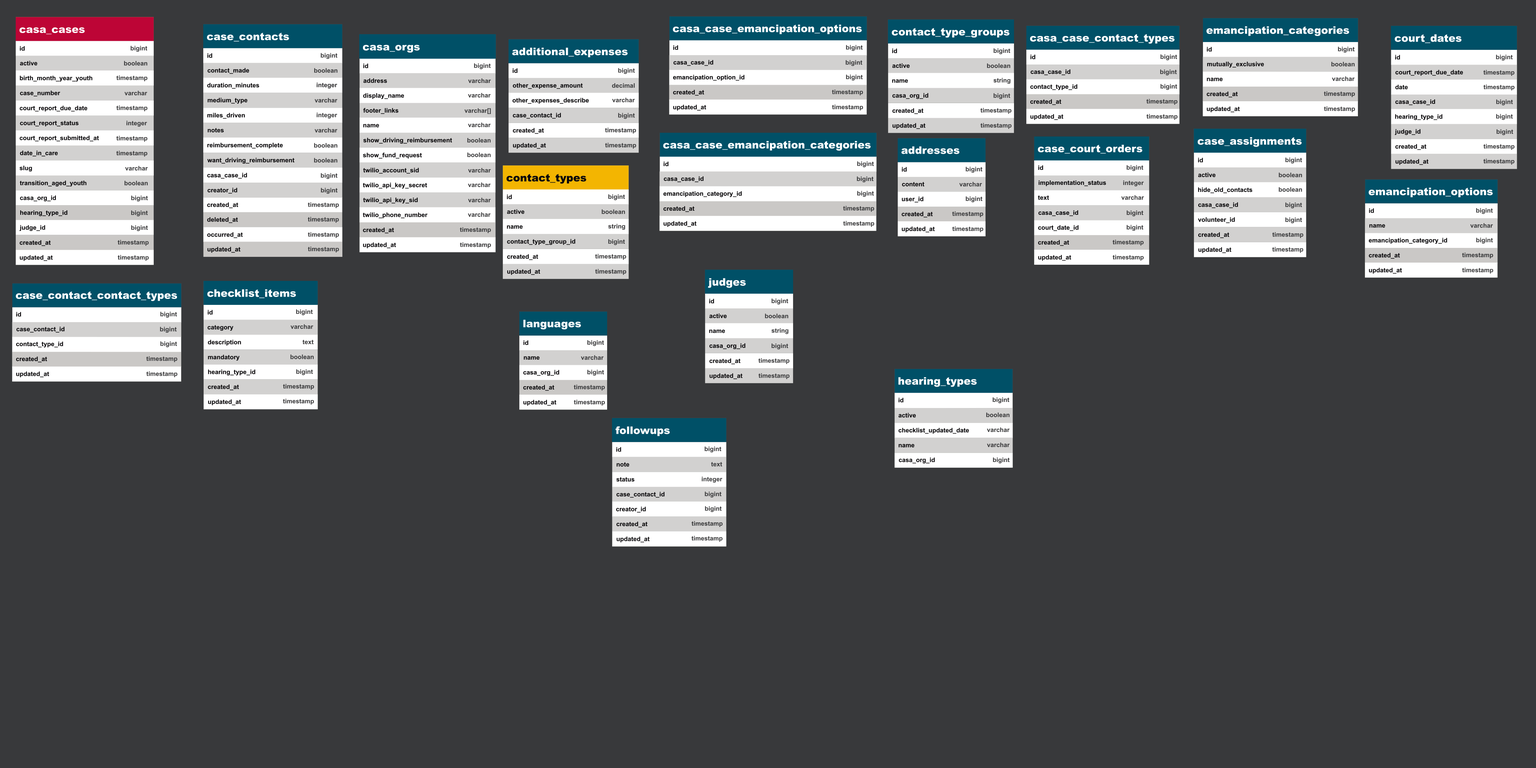
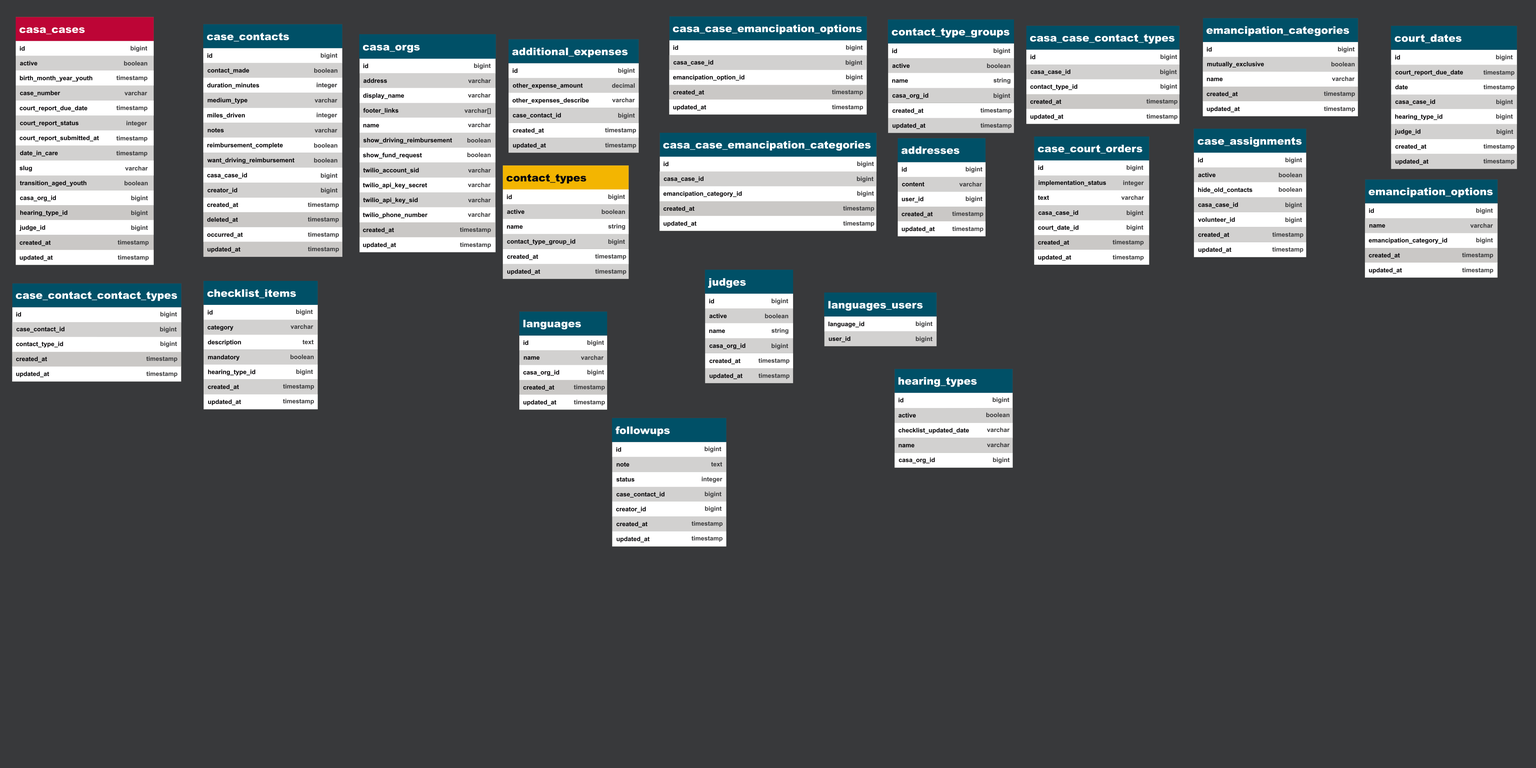
Layer changes from the first 1536 × 768 image to the second:
pixels changed over [left=823, top=292, right=937, bottom=347] (layer not identified)
